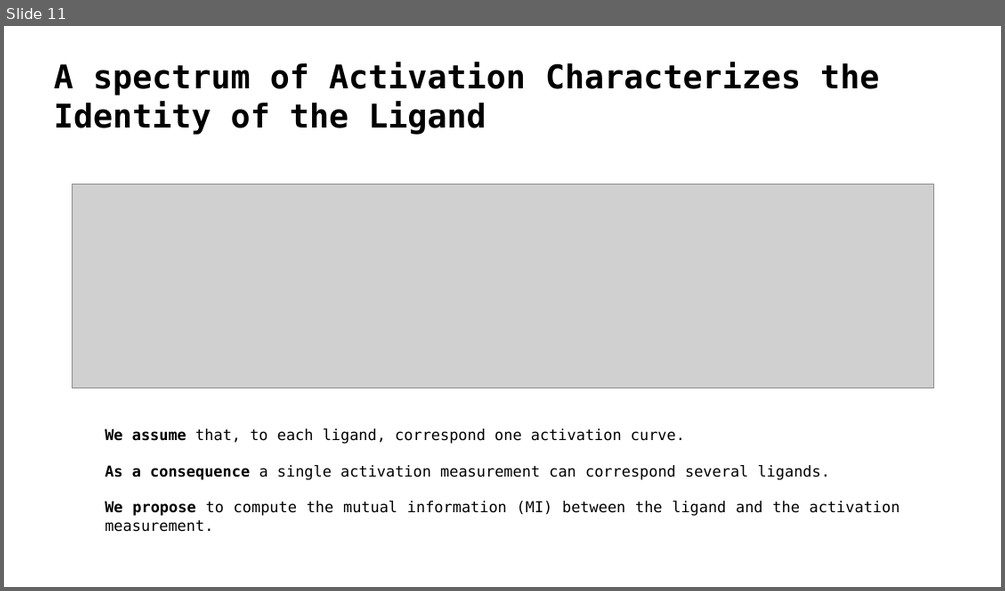
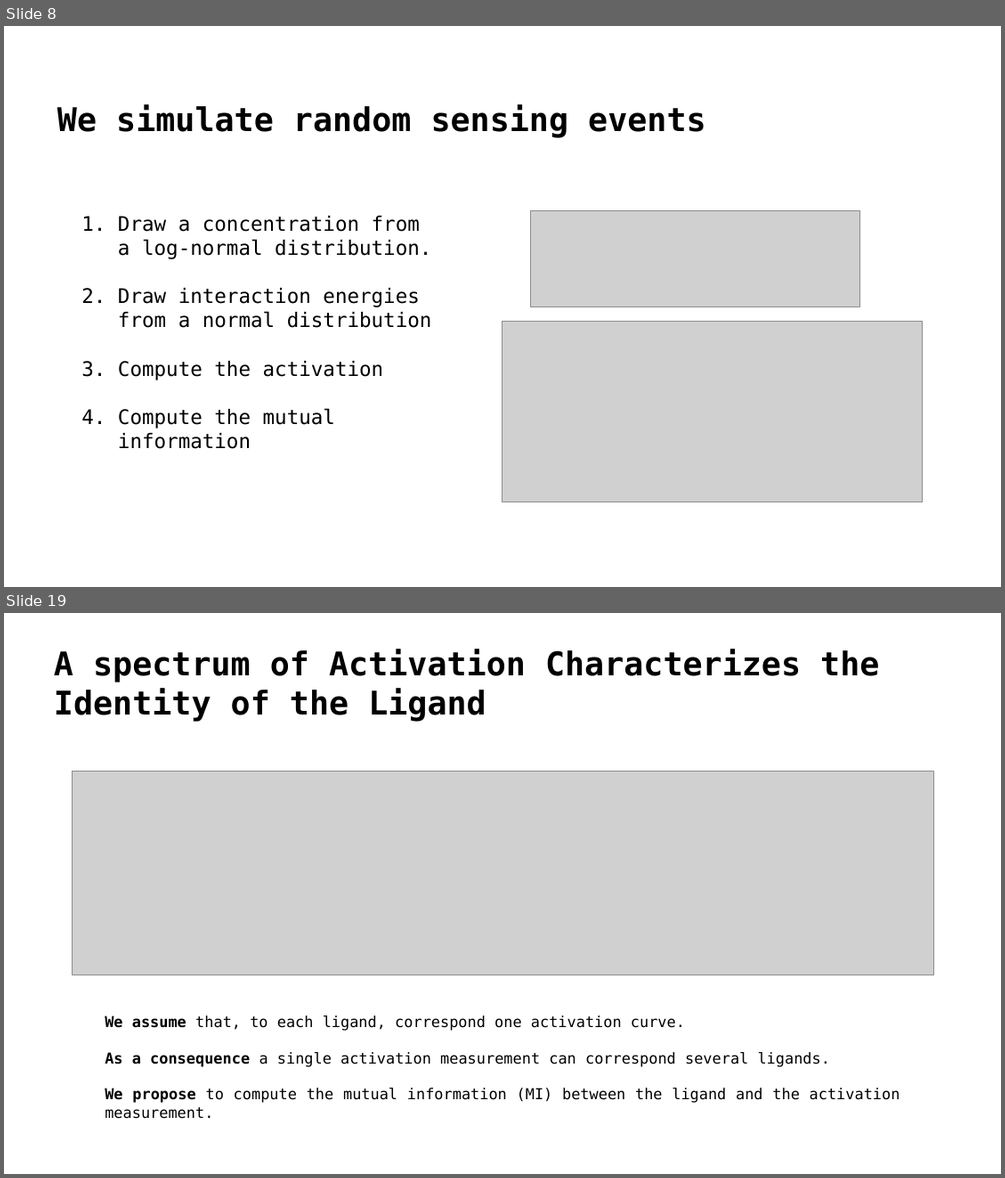
Before and after one commit to HugoLeRoy94/octopus_smelling, a slide deck: presentation/meeting_w_exp_team.odp. Shown one above the other, each under a label of ours: slide 11 before the commit, slides 8 and 19 after it; the slides between them are not shown. The pictures are 1005x591 and 1005x1178 pixels, drawn with LibreOffice and Linux fonts; fonts in the diff are those of the drawing; grey boxes stand for pictures; background and template pictures are left out. Boxes give left, top, right and bottom in pixels: in the first picture for what was removed or moved away, otherwise in the second. Text is boxed around its words. In the diff, an @@ line names an element or a change of style, - is before the commit and + after.

```diff
--- a/presentation/meeting_w_exp_team.odp
+++ b/presentation/meeting_w_exp_team.odp
@@ slide 8 added at (4, 26, 1001, 587), background #FFFFFF @@
@@ title added at (57, 104, 706, 138), 26 pt, text #000000, bold @@
+We simulate random sensing events
@@ picture added at (532, 210, 860, 307) @@
@@ text added at (81, 216, 432, 449), 16 pt, text #000000 @@
+1. Draw a concentration from a log-normal distribution.
+2. Draw interaction energies from a normal distribution
+3. Compute the activation
+4. Compute the mutual information
@@ picture added at (502, 321, 922, 502) @@
@@ what was slide 11 is now slide 19 @@
```
Also in this commit, not shown: 10 slides changed, 8 other slides added, 1 slide removed, 4 other files.
